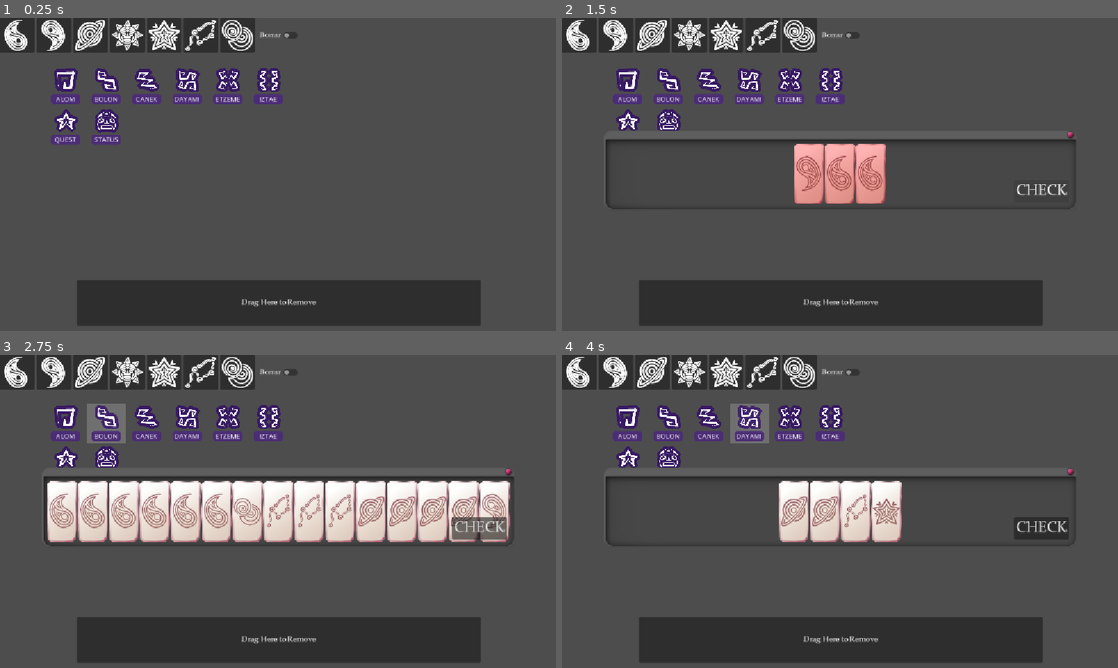
Above: before the commit, frames 1-4 (two rows, left to right).
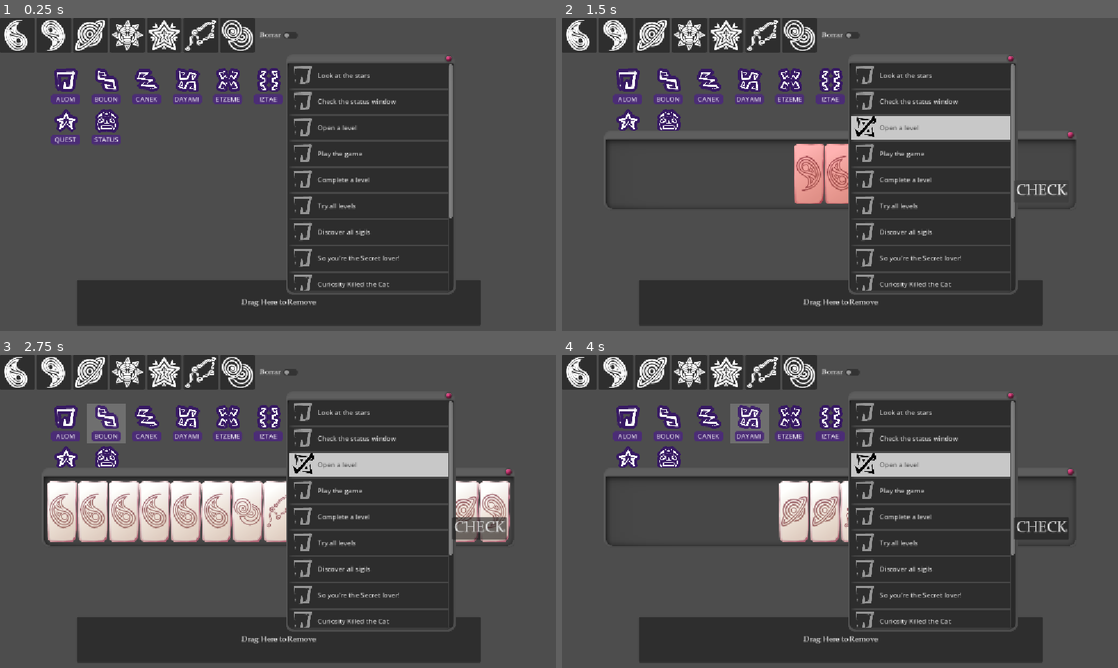
Above: after the commit, the same moments.

Repository: Wendfrey/minijam_210_astral
Game: Godot game, scene res://demo_world.tscn
Same seed, same stepped clock (60 frames per second), same inputs: the game is played once before the commit and once after it. This scene is started directly instead of the project's main scene.
Inputs:
- Up to frame 1 (0.25 s): no input
- Up to frame 2 (1.5 s): click "ALOM" at 0.5 s; click "CHECK" at 1.25 s
- Up to frame 3 (2.75 s): click "BOLON" at 2 s
- Up to frame 4 (4 s): click "CANEK" at 2.75 s; click "DAYAMI" at 3.5 s

The runs differ from the first frame. In frame 1, 19% of the frame differs, in the area x 51-82%, y 12-89%; in frame 2, 18%; in frame 3, 19%; in frame 4, 19%.

Commit message:
material extra y suavizar logro

Diff:
--- a/minijam-210-astral/scripts/LevelCameraControls.gd
+++ b/minijam-210-astral/scripts/LevelCameraControls.gd
@@ -12,7 +12,7 @@
 	back_button.disabled = false
 	first_window.visible = true
 	PlayerProgess.checkDoneLogro(0,0)
-	PlayerProgess.checkDoneLogro(9,randi_range(0,4))
+	PlayerProgess.checkDoneLogro(9,randi_range(0,2))
 
 
 func _on_back_button_pressed():
--- a/minijam-210-astral/scripts/progess.gd
+++ b/minijam-210-astral/scripts/progess.gd
@@ -14,7 +14,7 @@
 	logros.append(Logro.new(7)) #Descubrir todos los sigils
 	logros.append(Logro.new(1)) #Que se active el efecto del Secret lover
 	logros.append(Logro.new(11)) #Haber hecho check con todas las reglas rotas
-	logros.append(Logro.new(5)) #Ir muchas veces a la ventana
+	logros.append(Logro.new(3)) #Ir muchas veces a la ventana
 	logros.append(Logro.new(3)) #Abrir muchas veces Status
 	logros.append(Logro.new(1)) #esperar un rato mirando las estrellas
 	logros.append(Logro.new(6)) #Completar los 6 niveles
--- a/minijam-210-astral/test_world.tscn
+++ b/minijam-210-astral/test_world.tscn
@@ -511,7 +511,6 @@
 autoplay = &"spinning"
 
 [node name="LogrosVentana" type="Panel" parent="." unique_id=1040422617]
-visible = false
 z_index = 1
 layout_mode = 0
 offset_left = 22.0
Not shown, added: media/cover.kra
Not shown, added: media/cover.png
Not shown, changed: media/pcIcons.kra
Not shown, added: media/starsbg.png
Not shown, added: media/starsbgBig.png
